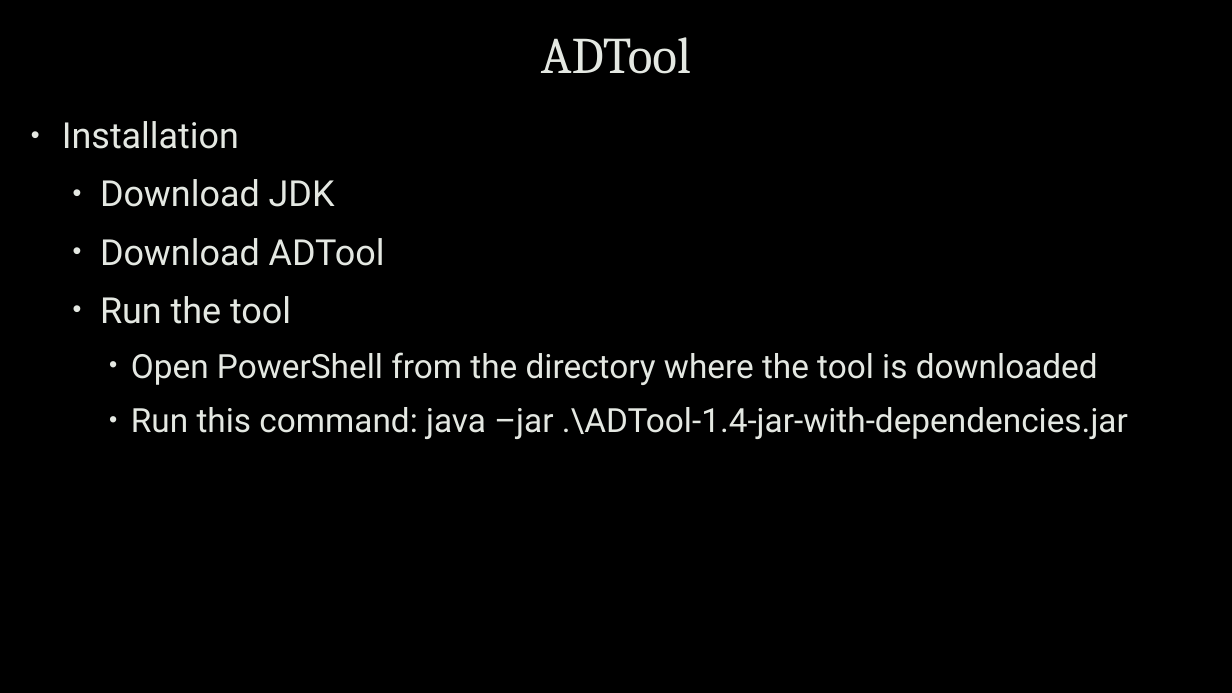
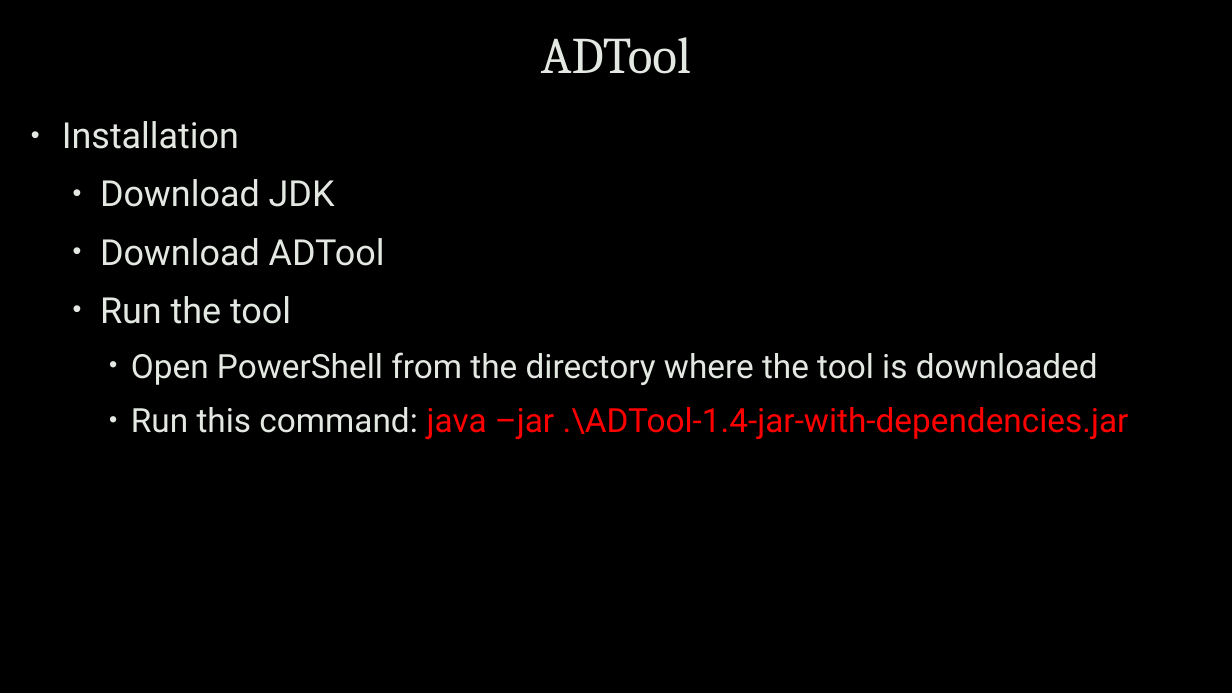
Before and after one commit to uwacyber/cits1003, a slide deck: slide 6 of cits1003-lecture_slides/CITS1003-7 Incidents-exercises.pptx (slide 32 before the commit). Drawn at 1232x693 pixels with LibreOffice and Linux fonts; fonts in the diff are those of the drawing; background and template pictures are left out. Boxes give left, top, right and bottom in pixels: in the first picture for what was removed or moved away, otherwise in the second. Text is boxed around its words. In the diff, an @@ line names an element or a change of style, - is before the commit and + after.

```diff
--- a/cits1003-lecture_slides/CITS1003-7 Incidents-exercises.pptx
+++ b/cits1003-lecture_slides/CITS1003-7 Incidents-exercises.pptx
@@ text at (x1=131, y1=407, x2=1129, y2=439): text colour #E4E8E2 to #FF0000 in "java –jar .\ADTool-1.4-jar-with-dependencies.jar" @@
```
Also in this commit, not shown: 3 other slides changed, 1 slide added, 1 slide removed.
